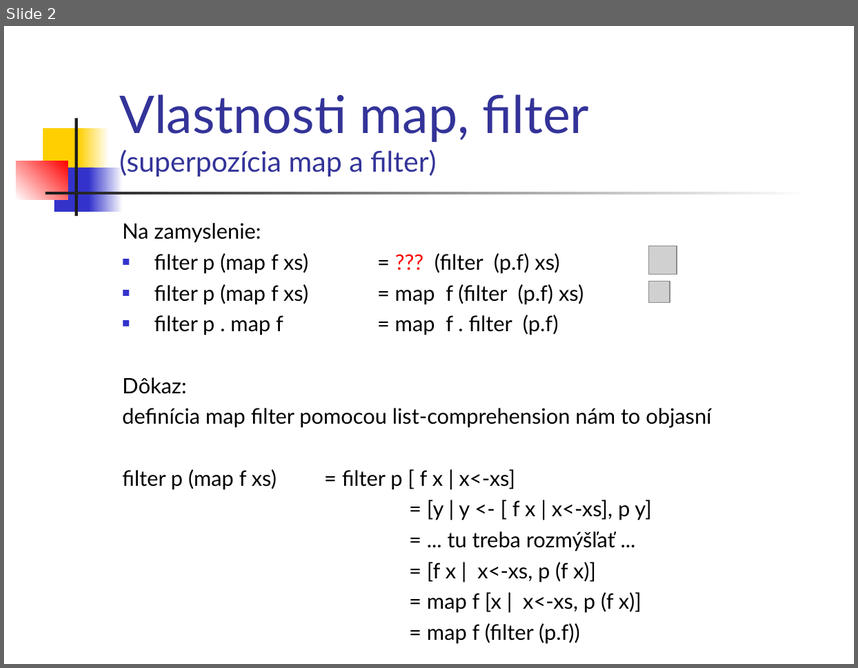
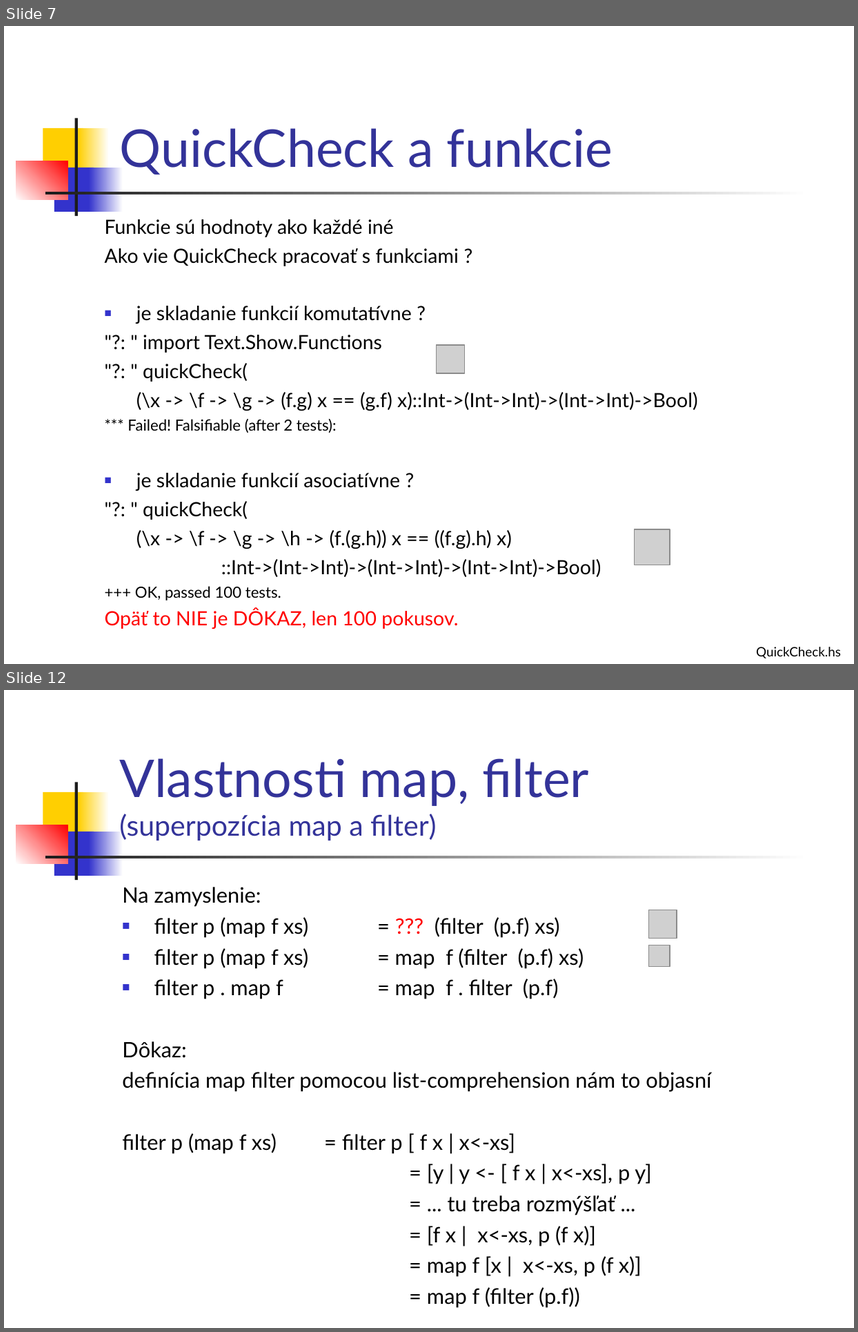
Before and after one commit to Funkcionalne/Prednasky, a slide deck: 03/03_fpro.ppt. Shown one above the other, each under a label of ours: slide 2 before the commit, slides 7 and 12 after it; the slides between them are not shown. The pictures are 858x668 and 858x1332 pixels, drawn with LibreOffice and Linux fonts; fonts in the diff are those of the drawing; grey boxes stand for pictures. Boxes give left, top, right and bottom in pixels: in the first picture for what was removed or moved away, otherwise in the second. Text is boxed around its words. In the diff, an @@ line names an element or a change of style, - is before the commit and + after.

```diff
--- a/03/03_fpro.ppt
+++ b/03/03_fpro.ppt
@@ slide 7 added at [4, 26, 854, 664], background #FFFFFF; not listed: 7 template elements that a slide beside it also shows @@
@@ title added at [119, 128, 613, 174], 44 pt, text #333399 @@
+QuickCheck a funkcie
@@ text added at [105, 219, 697, 628], 16.6 pt, text #000000 @@
+Funkcie sú hodnoty ako každé iné
+Ako vie QuickCheck pracovať s funkciami ?
+■ je skladanie funkcií komutatívne ?
+"?: " import Text.Show.Functions
+"?: " quickCheck(
+(\x -> \f -> \g -> (f.g) x == (g.f) x)::Int->(Int->Int)->(Int->Int)->Bool)
+*** Failed! Falsifiable (after 2 tests):
+■ je skladanie funkcií asociatívne ?
+"?: " quickCheck(
+(\x -> \f -> \g -> \h -> (f.(g.h)) x == ((f.g).h) x)
+::Int->(Int->Int)->(Int->Int)->(Int->Int)->Bool)
++++ OK, passed 100 tests.
+Opäť to NIE je DÔKAZ, len 100 pokusov.
@@ picture added at [436, 345, 464, 373] @@
@@ picture added at [635, 529, 671, 565] @@
@@ text added at [756, 646, 841, 658], 11 pt, text #000000 @@
+QuickCheck.hs
@@ what was slide 2 is now slide 12 @@
```
Also in this commit, not shown: 1 slide changed, 9 other slides added, 2 other files.
